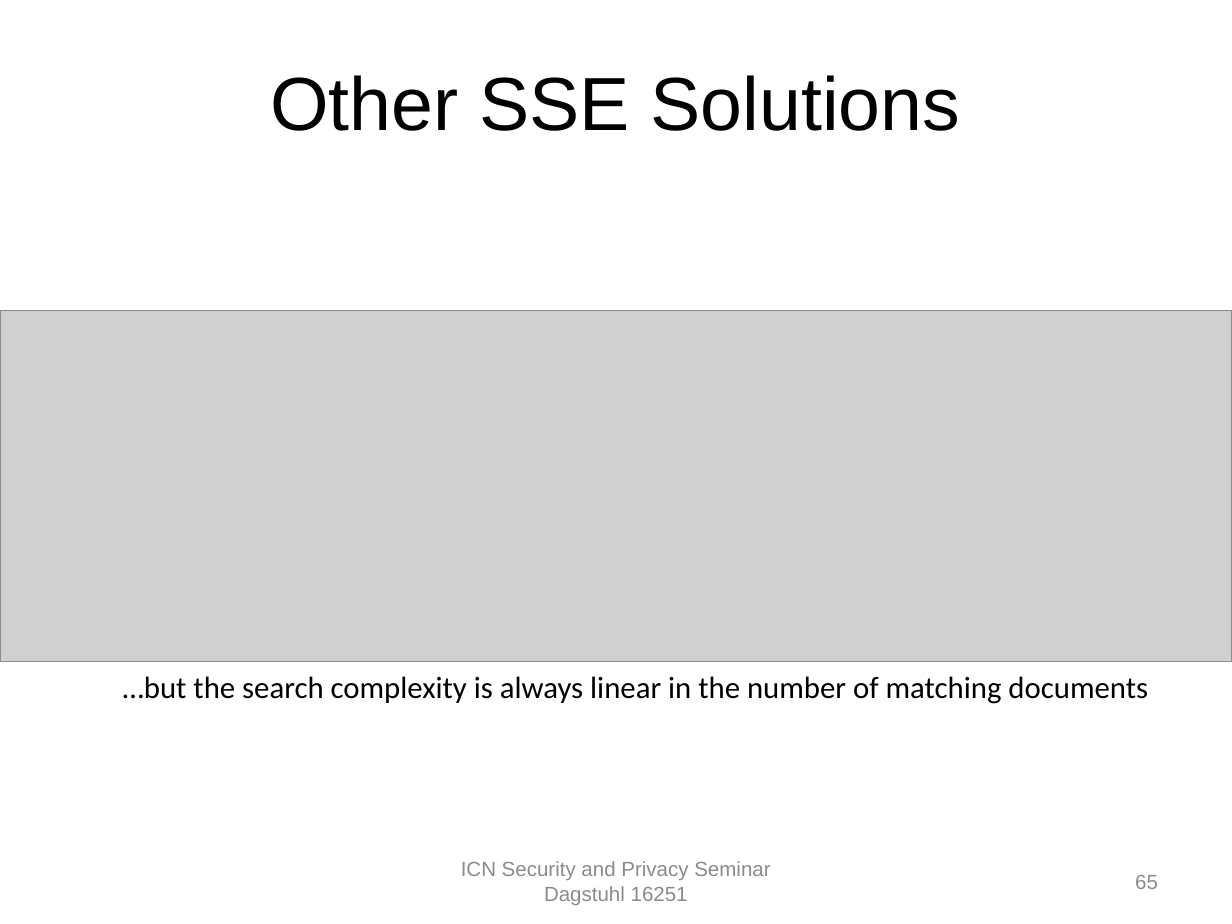
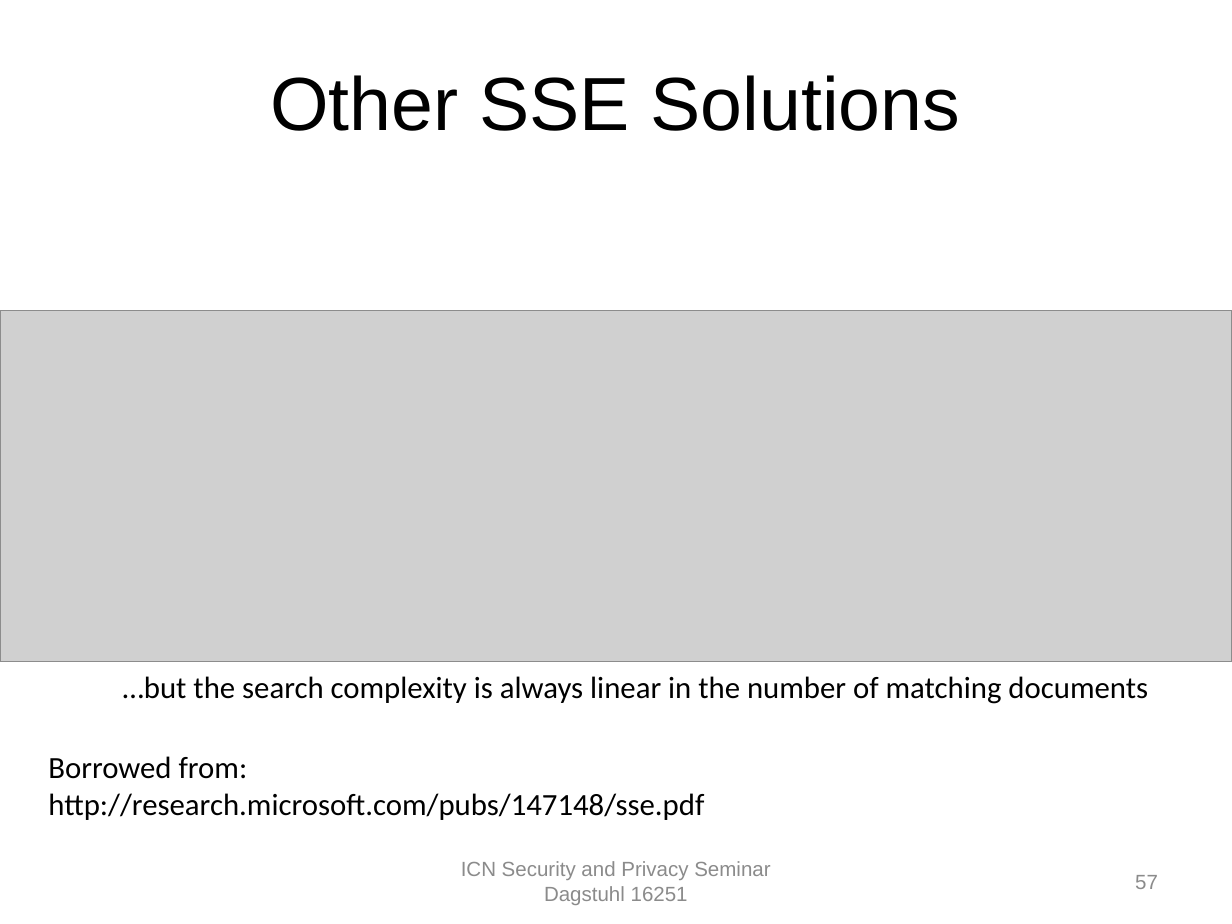
Before and after one commit to chris-wood/dagstuhl16-icn-privacy, a slide deck: slide 57 of talks/crypto_overview.pptx (slide 65 before the commit). Drawn at 1232x924 pixels with LibreOffice and Linux fonts; fonts in the diff are those of the drawing; grey boxes stand for pictures; background and template pictures are left out. Boxes give left, top, right and bottom in pixels: in the first picture for what was removed or moved away, otherwise in the second. Text is boxed around its words. In the diff, an @@ line names an element or a change of style, - is before the commit and + after.

```diff
--- a/talks/crypto_overview.pptx
+++ b/talks/crypto_overview.pptx
@@ text added at [48, 756, 704, 820], 18 pt, text #000000 @@
+Borrowed from:
+http://research.microsoft.com/pubs/147148/sse.pdf
@@ page number at [1135, 875, 1158, 889]: text changed @@
-65
+57
```
Also in this commit, not shown: 27 other slides changed, 3 slides added, 14 slides removed.
